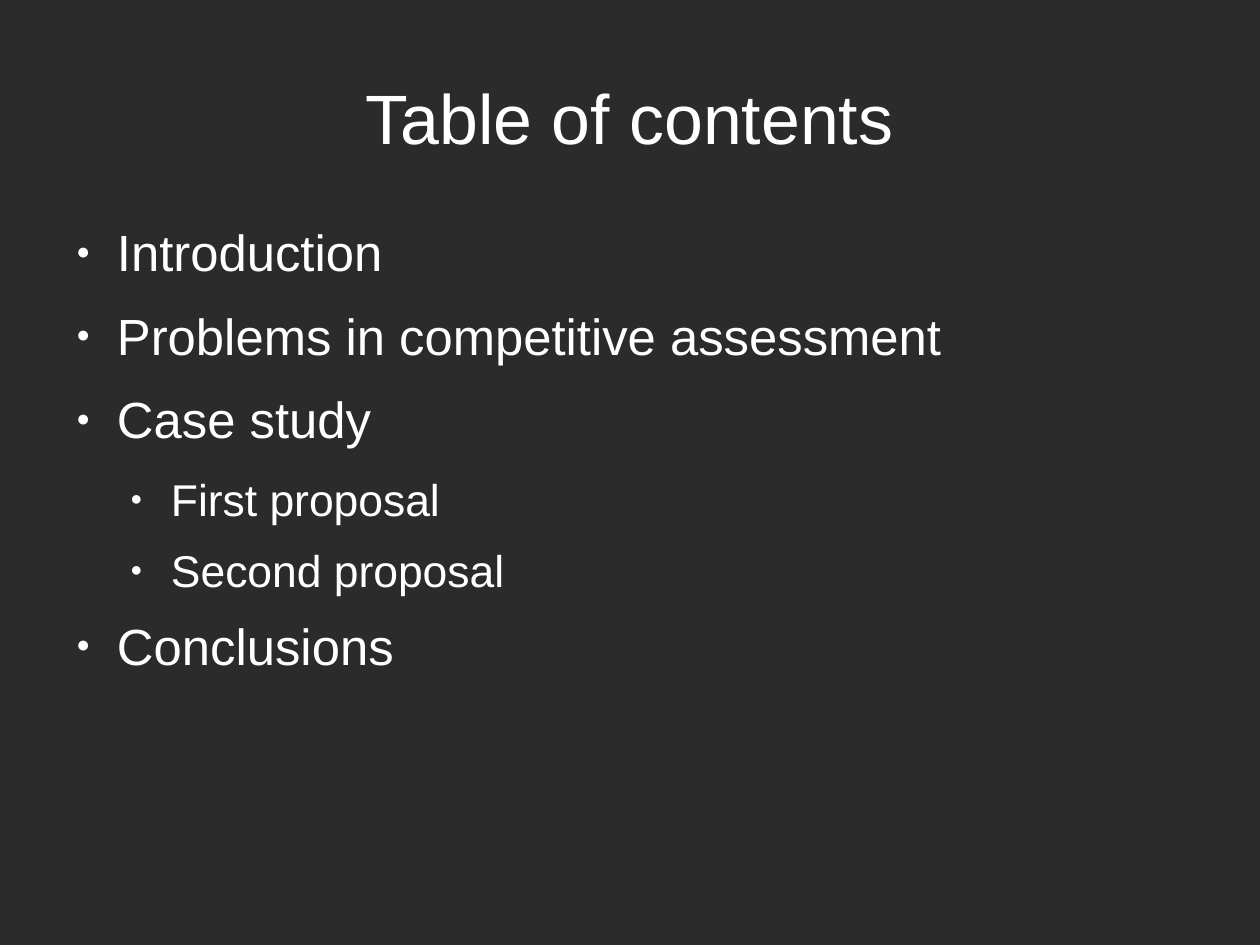
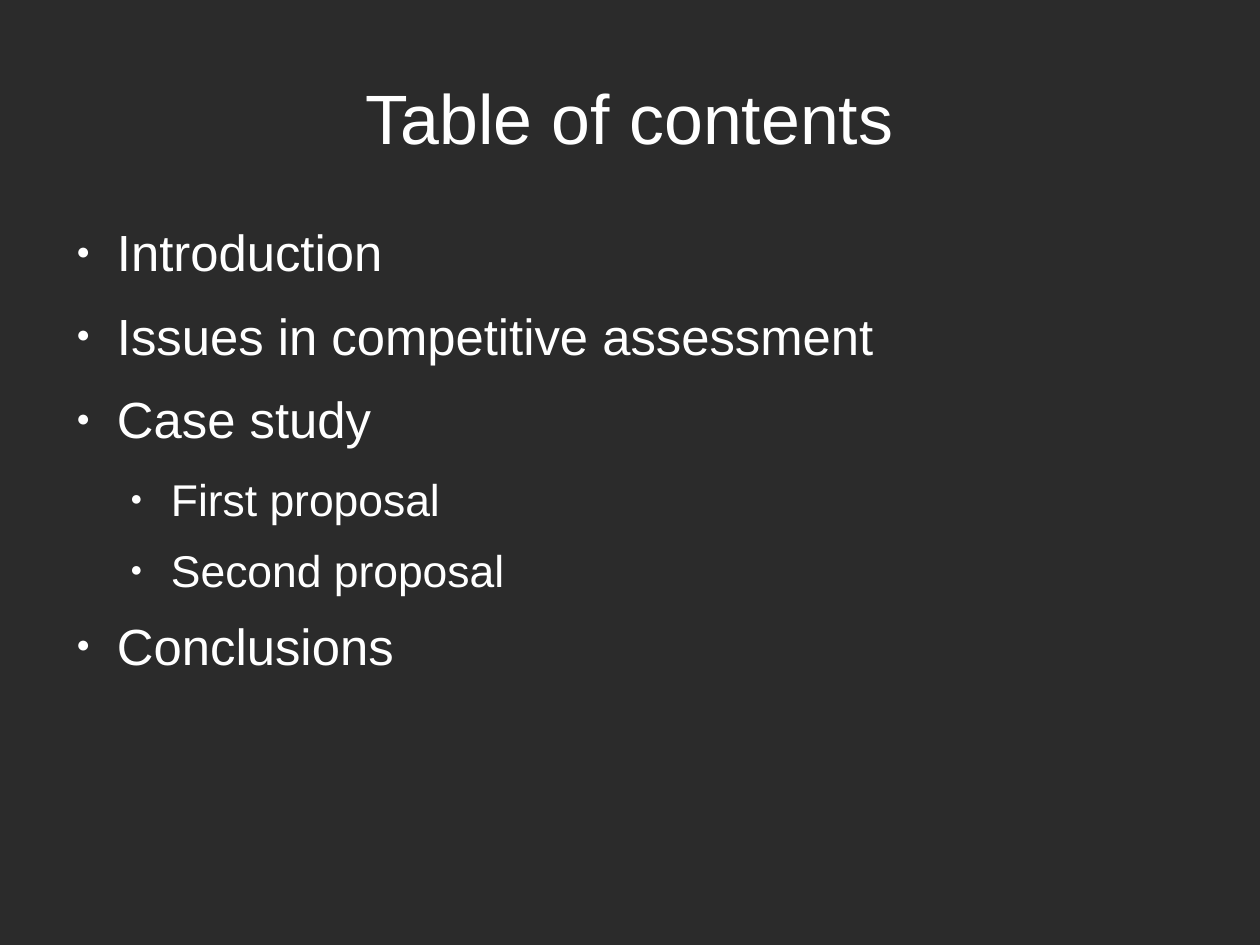
Before and after one commit to rompehielos013013013/gsiege, a slide deck: slide 2 of presentacion/Brunel2014/assessingCompetitions.odp. Drawn at 1260x945 pixels with LibreOffice and Linux fonts; fonts in the diff are those of the drawing; background and template pictures are left out; a plain dark background stands for a picture behind light text. Boxes give left, top, right and bottom in pixels: in the first picture for what was removed or moved away, otherwise in the second. Text is boxed around its words. In the diff, an @@ line names an element or a change of style, - is before the commit and + after.

```diff
--- a/presentacion/Brunel2014/assessingCompetitions.odp
+++ b/presentacion/Brunel2014/assessingCompetitions.odp
@@ text at (x1=117, y1=318, x2=873, y2=365): text changed @@
-● Problems in competitive assessment
+● Issues in competitive assessment
```
Also in this commit, not shown: 8 other slides changed, 4 slides added, 2 slides removed.
